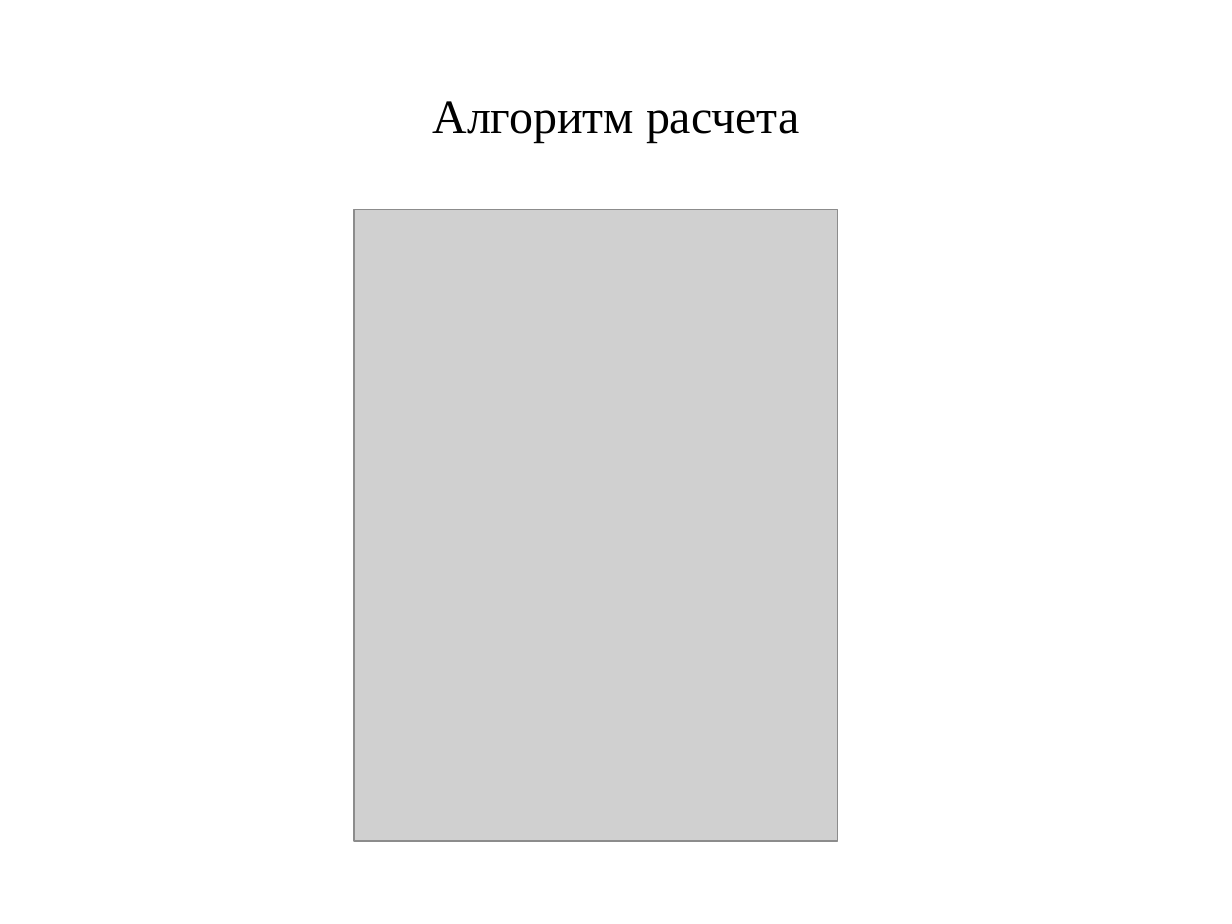
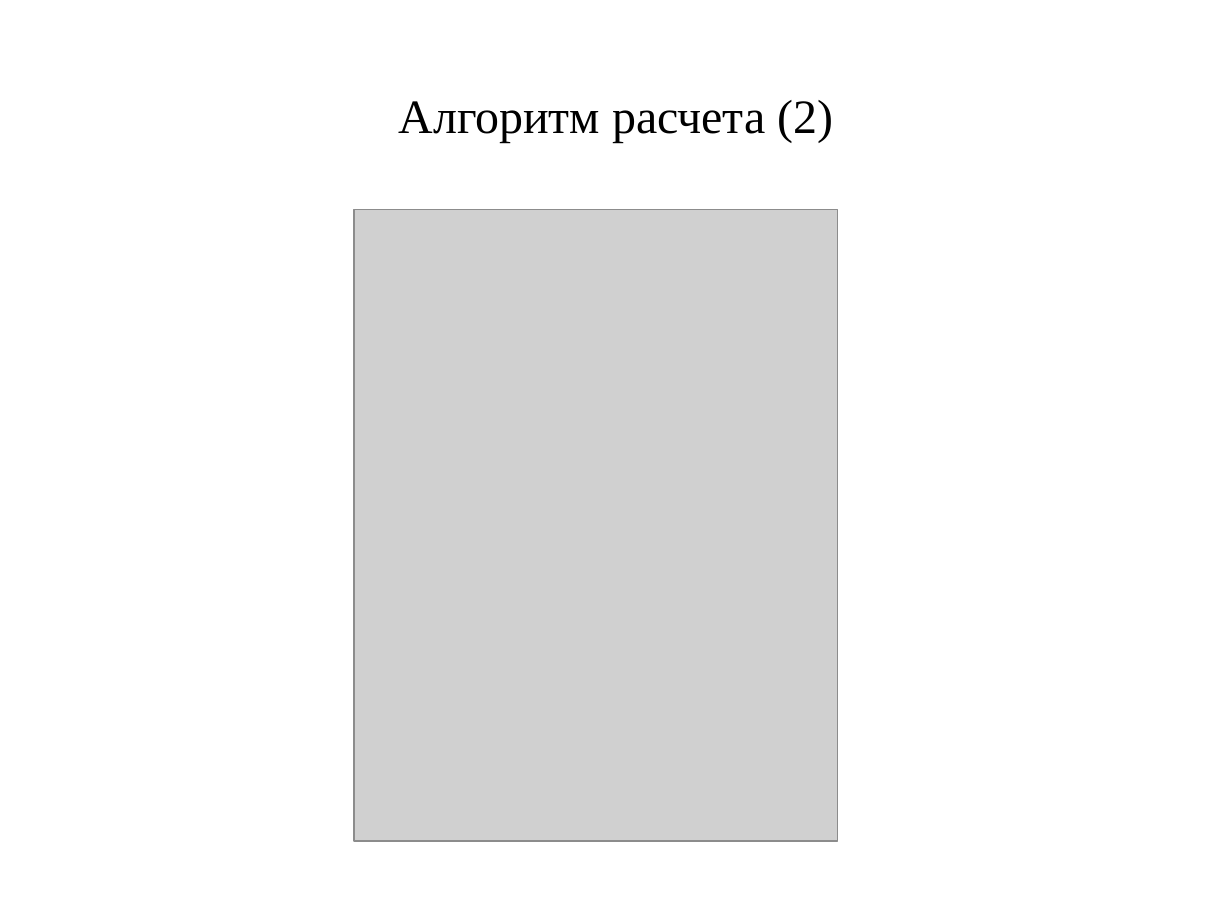
Before and after one commit to qwe86/dir, a slide deck: slide 9 of НИР_Бажаев.pptx (slide 7 before the commit). Drawn at 1232x924 pixels with LibreOffice and Linux fonts; fonts in the diff are those of the drawing; grey boxes stand for pictures. Boxes give left, top, right and bottom in pixels: in the first picture for what was removed or moved away, otherwise in the second. Text is boxed around its words. In the diff, an @@ line names an element or a change of style, - is before the commit and + after.

```diff
--- a/НИР_Бажаев.pptx
+++ b/НИР_Бажаев.pptx
@@ title at bbox=[399, 100, 833, 142]: text changed @@
-Алгоритм расчета
+Алгоритм расчета (2)
```
Also in this commit, not shown: 5 other slides changed, 5 slides added, 1 slide removed.
